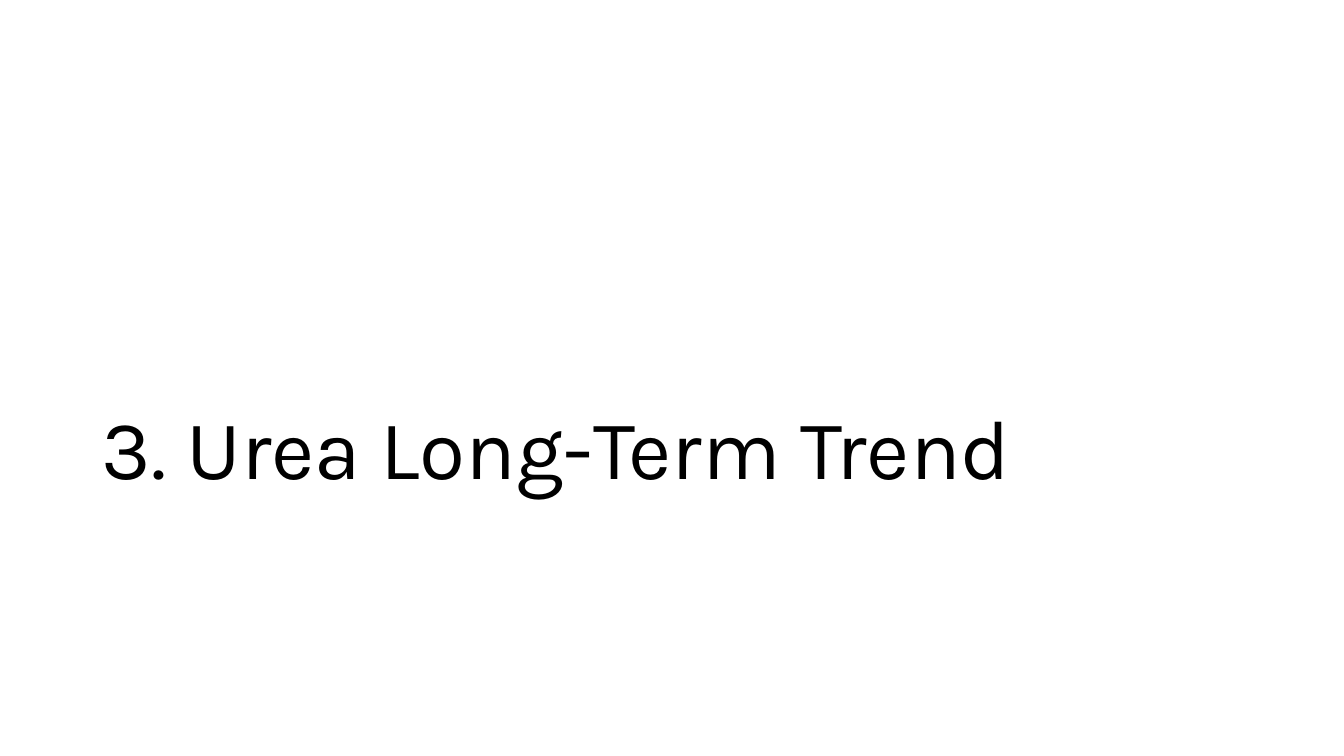
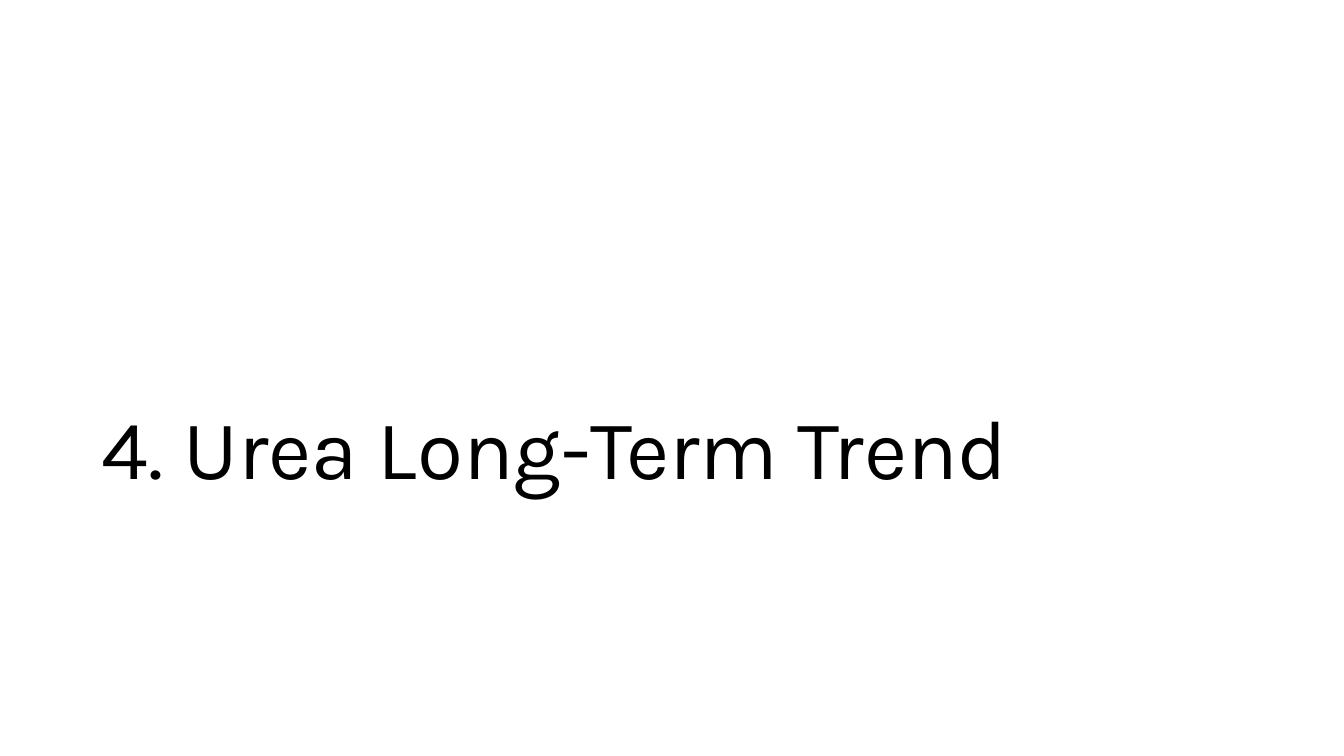
Before and after one commit to mahdi-ghafarian/time-series, a slide deck: slide 17 of borderland/2-urea/presentation/urea.pptx (slide 16 before the commit). Drawn at 1344x756 pixels with LibreOffice and Linux fonts; fonts in the diff are those of the drawing. Boxes give left, top, right and bottom in pixels: in the first picture for what was removed or moved away, otherwise in the second. Text is boxed around its words. In the diff, an @@ line names an element or a change of style, - is before the commit and + after.

```diff
--- a/borderland/2-urea/presentation/urea.pptx
+++ b/borderland/2-urea/presentation/urea.pptx
@@ title at box(102, 421, 1008, 499): text changed @@
-3. Urea Long-Term Trend
+4. Urea Long-Term Trend
```
Also in this commit, not shown: 5 other slides changed, 1 slide added, 2 other files.
